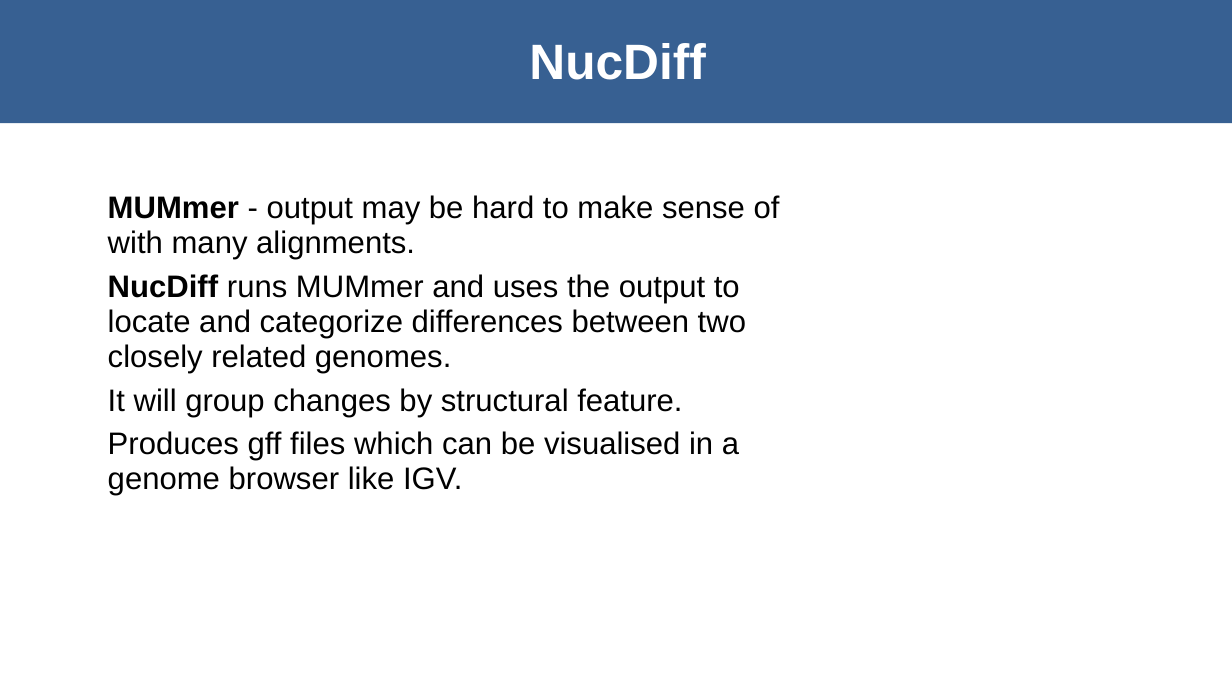
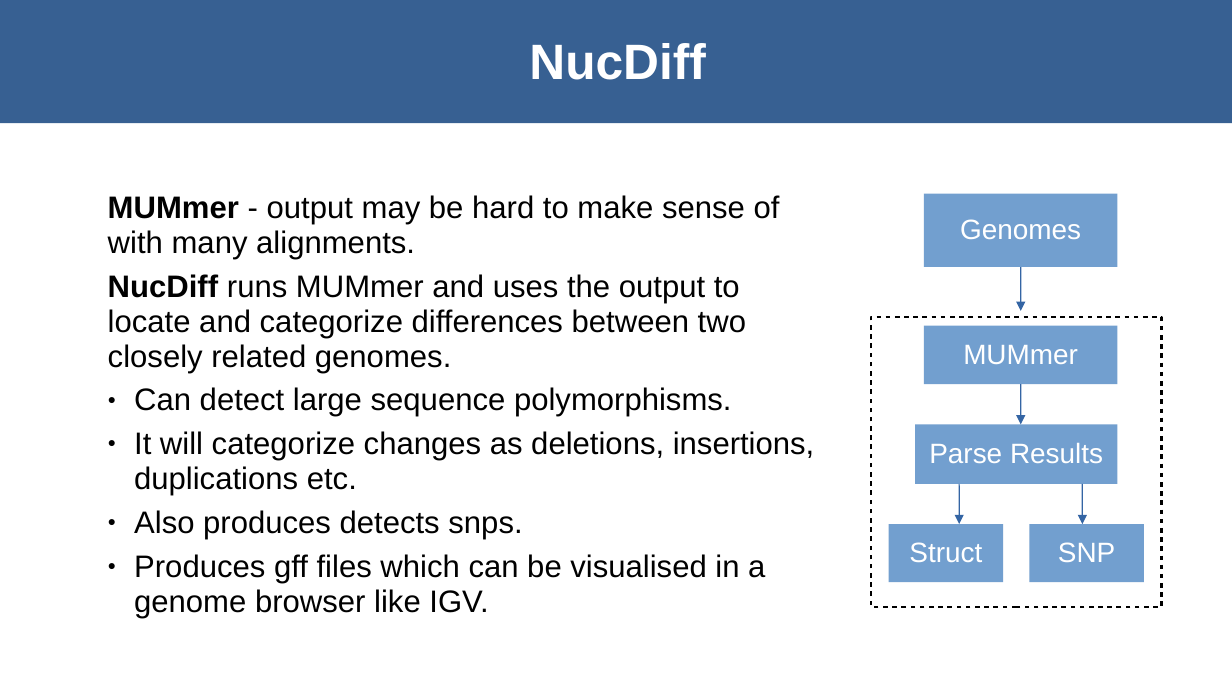
Before and after one commit to dmnfarrell/mtbdiff, a slide deck: slide 4 of orygis_project/talk_nov19.odp (slide 5 before the commit). Drawn at 1232x693 pixels with LibreOffice and Linux fonts; fonts in the diff are those of the drawing. Boxes give left, top, right and bottom in pixels: in the first picture for what was removed or moved away, otherwise in the second. Text is boxed around its words. In the diff, an @@ line names an element or a change of style, - is before the commit and + after.

```diff
--- a/orygis_project/talk_nov19.odp
+++ b/orygis_project/talk_nov19.odp
@@ rectangle added at <box>925,193,1118,267</box>, fill #729FCF, 18 pt, text #FFFFFF @@
+Genomes
@@ arrow added from (1021, 267) to (1021, 311), #3465A4 0.79 pt @@
@@ rectangle added at <box>872,316,1163,607</box>, outline #000000 1.5 pt @@
@@ rectangle added at <box>925,325,1118,385</box>, fill #729FCF, 18 pt, text #FFFFFF @@
+MUMmer
@@ text at <box>134,387,815,540</box>: text changed @@
-It will group changes by structural feature.
+● Can detect large sequence polymorphisms.
+● It will categorize changes as deletions, insertions, duplications etc.
+● Also produces detects snps.
@@ arrow added from (1021, 385) to (1021, 425), #3465A4 0.79 pt @@
@@ rectangle added at <box>916,425,1118,484</box>, fill #729FCF, 18 pt, text #FFFFFF @@
+Parse Results
@@ arrow added from (959, 484) to (959, 524), #3465A4 0.79 pt @@
@@ arrow added from (1083, 484) to (1083, 524), #3465A4 0.79 pt @@
@@ rectangle added at <box>889,524,1003,582</box>, fill #729FCF, 18 pt, text #FFFFFF @@
+Struct
@@ rectangle added at <box>1030,524,1144,582</box>, fill #729FCF, 18 pt, text #FFFFFF @@
+SNP
@@ text at <box>134,554,765,618</box>: bullet none to ● @@
```
Also in this commit, not shown: 8 other slides changed, 8 slides added, 6 slides removed, 6 other files.
